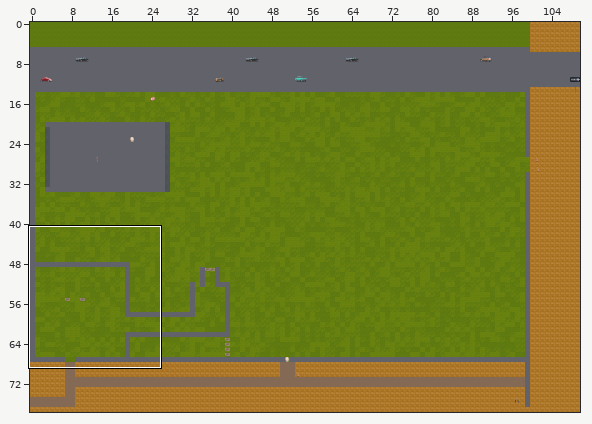
An edit to a level. Tiled map, src/data/maps/map01.tmx. Above: a wide view before the commit, with the close-up outlined.
Close-up. Before the commit:
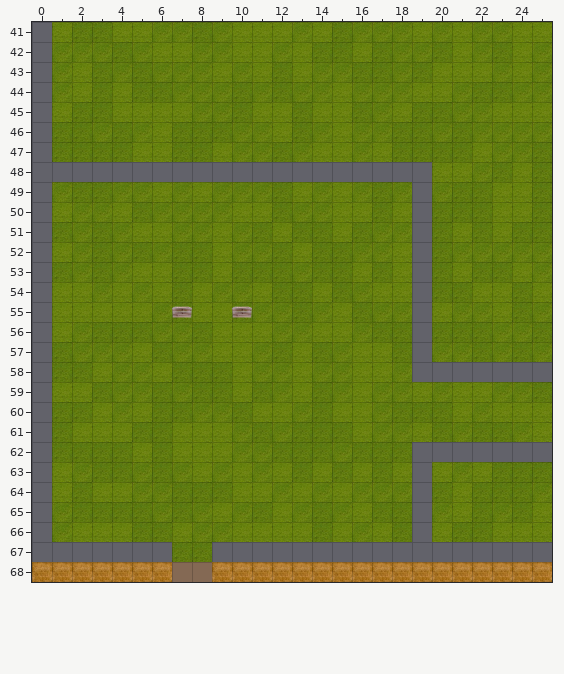
Cells are 64x64 px. Shown: x 0..25, y 41..68. The commit also changed other parts of the map, which this record leaves out. Not drawn, because the pictures are missing: unchanged layer "Wall".
The result:
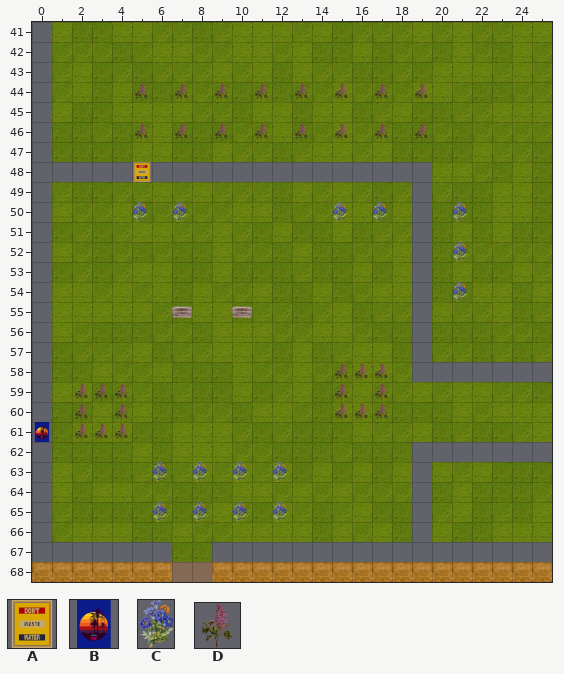
Key: from "Decoration": A 3 "dont_waste_water", B 4 "sunset", C 8 "flower1", D 9 "flower3".
_ is an empty cell, . an unchanged one.
Tiles of an added or newly shown layer are drawn over the layers below it.
Change:
--- layer "Decoration" (now shown)
@@ x 5..19 @@
-44 _._._._._._._._
+44 D.D.D.D.D.D.D.D
@@ x 5..19 @@
-46 _._._._._._._._
+46 D.D.D.D.D.D.D.D
@@ x 5..5 @@
-48 _
+48 A
@@ x 5..21 @@
-50 _._......._._..._
+50 C.C.......C.C...C
@@ x 21..21 @@
-52 _
+52 C
@@ x 21..21 @@
-54 _
+54 C
@@ x 0..17 @@
-58 ...............___
-59 ..___.........._._
-60 .._._..........___
-61 _.___.............
+58 ...............DDD
+59 ..DDD..........D.D
+60 ..D.D..........DDD
+61 B.DDD.............
@@ x 6..12 @@
-63 _._._._
+63 C.C.C.C
@@ x 6..12 @@
-65 _._._._
+65 C.C.C.C
